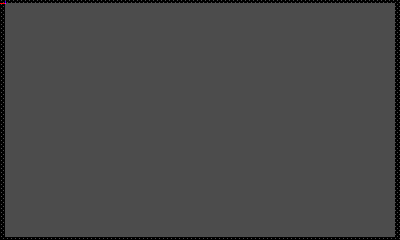
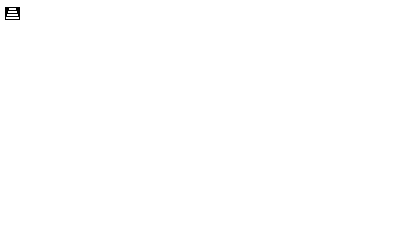
Layers edited between the first and the second (400, 240) image:
added layer "Exit" above "Layer 13" over [5, 7, 20, 20]
hid "Layer 9" over [0, 1, 6, 4]
hid "Layer 8" over [0, 0, 400, 240]
hid "Background" over [0, 0, 400, 240]
